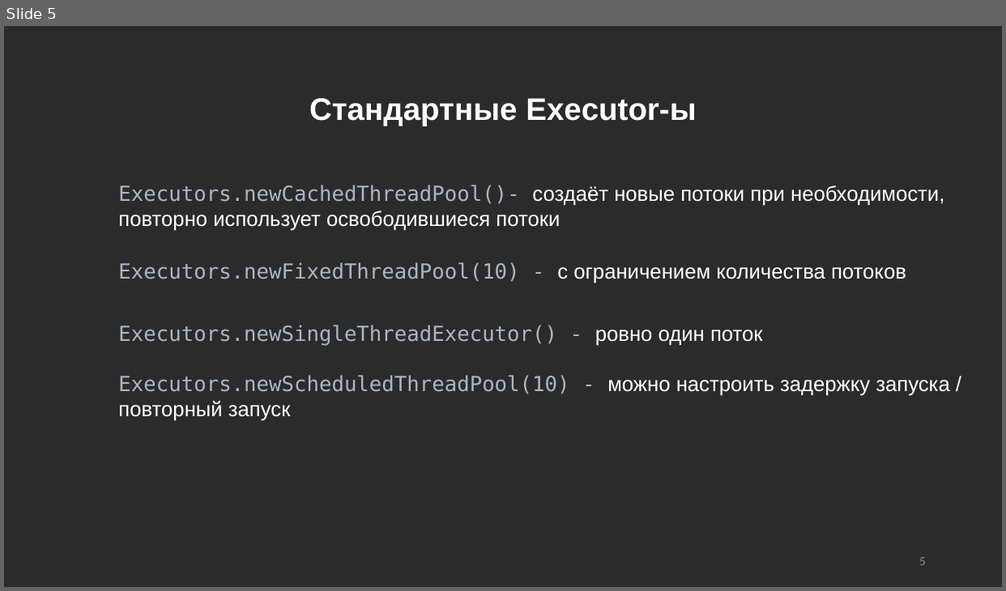
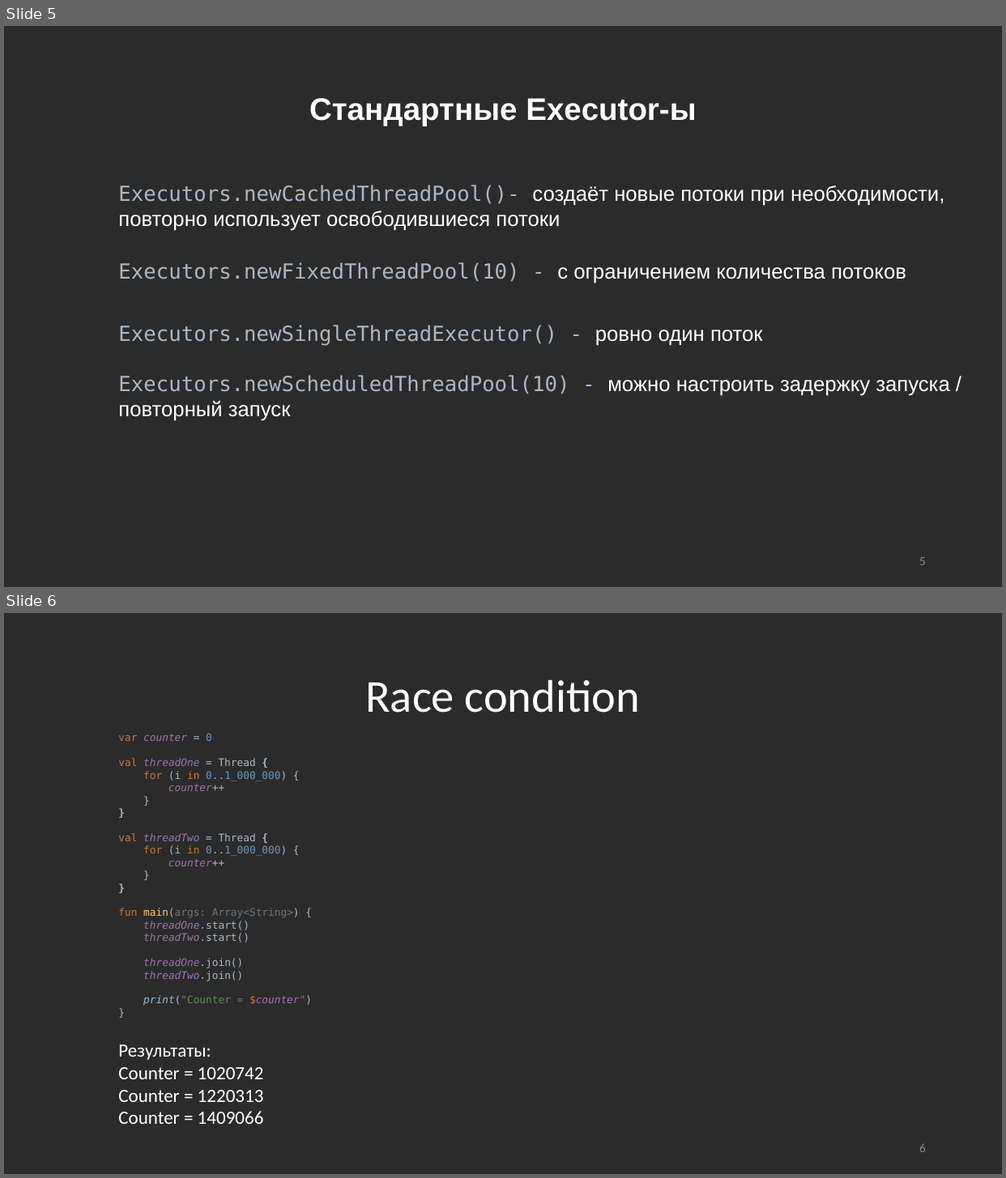
Before and after one commit to Andrey253/Multythread, a slide deck: Многопоточность.pptx. Shown one above the other, each under a label of ours: slide 5 before the commit, slides 5 and 6 after it. The pictures are 1006x591 and 1006x1178 pixels, drawn with LibreOffice and Linux fonts; fonts in the diff are those of the drawing. Boxes give left, top, right and bottom in pixels: in the first picture for what was removed or moved away, otherwise in the second. Text is boxed around its words. In the diff, an @@ line names an element or a change of style, - is before the commit and + after.

```diff
--- a/Многопоточность.pptx
+++ b/Многопоточность.pptx
@@ slide 6 added at (4, 613, 1002, 1174), background #2B2B2B @@
@@ title added at (365, 679, 640, 713), 44 pt, text #FFFFFF @@
+Race condition
@@ text added at (118, 733, 312, 1006), 10 pt, text #9876AA @@
+var counter = 0
+val threadOne = Thread {
+for (i in 0..1_000_000) {
+counter++
+}
+}
+val threadTwo = Thread {
+for (i in 0..1_000_000) {
+counter++
+}
+}
+fun main(args: Array<String>) {
+threadOne.start()
+threadTwo.start()
+threadOne.join()
+threadTwo.join()
+print("Counter = $counter")
+}
@@ text added at (118, 1045, 264, 1124), 18 pt, text #FFFFFF @@
+Результаты:
+Counter = 1020742
+Counter = 1220313
+Counter = 1409066
@@ page number added at (919, 1144, 926, 1152), 12 pt, text #8C8C8C @@
+6
```
Also in this commit, not shown: 2 slides changed, 1 other slide added.
